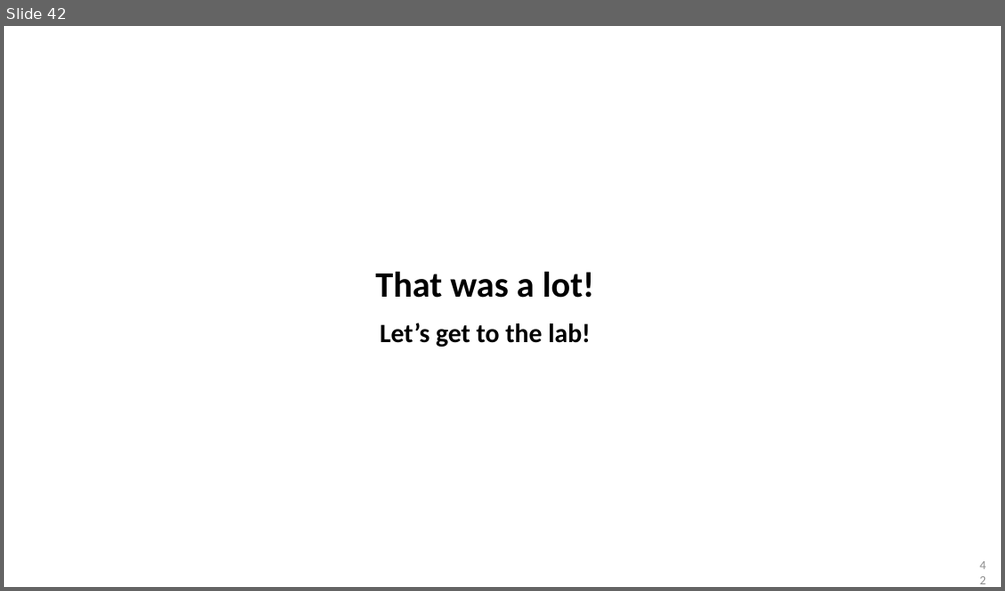
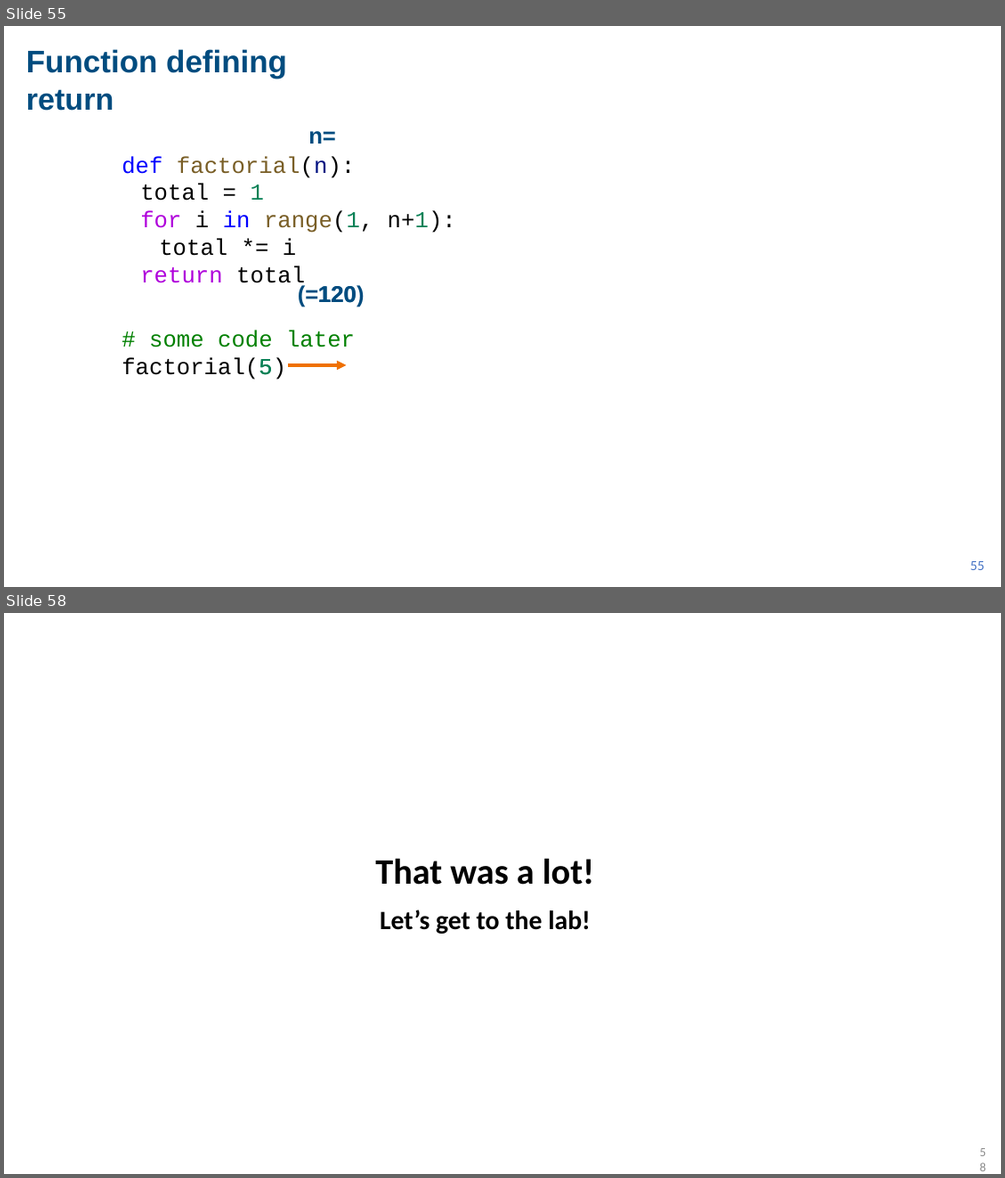
Before and after one commit to AIFS-AI-Bridge/aifs-ai-bridge.github.io, a slide deck: lectures/AIBridge Lecture 2.pptx. Shown one above the other, each under a label of ours: slide 42 before the commit, slides 55 and 58 after it; the slides between them are not shown. The pictures are 1005x591 and 1005x1178 pixels, drawn with LibreOffice and Linux fonts; fonts in the diff are those of the drawing. Boxes give left, top, right and bottom in pixels: in the first picture for what was removed or moved away, otherwise in the second. Text is boxed around its words. In the diff, an @@ line names an element or a change of style, - is before the commit and + after.

```diff
--- a/lectures/AIBridge Lecture 2.pptx
+++ b/lectures/AIBridge Lecture 2.pptx
@@ slide 55 added at [4,26,1001,587], background #FFFFFF @@
@@ text added at [26,49,287,79], 60 pt, text #004C7F, bold @@
+Function defining
@@ text added at [26,89,114,111], 58.5 pt, text #004C7F, bold @@
+return
@@ text added at [308,131,336,143], 44 pt, text #004C7F, bold @@
+n=
@@ text added at [121,156,456,289], 44 pt, text #000000 @@
+def factorial(n):
+  total = 1
+  for i in range(1, n+1):
+  total *= i
+  return total
@@ text added at [293,277,389,308], 44 pt, text #004C7F, bold @@
+(=120)
@@ text added at [298,285,364,307], 44 pt, text #004C7F, bold @@
+120
@@ text added at [121,329,355,379], 44 pt, text #008000 @@
+# some code later
+factorial(5)
@@ text added at [121,357,286,379], 44 pt, text #098156 @@
+5
@@ arrow added from (288, 365) to (346, 365), #EF7001 6 pt @@
@@ page number added at [970,561,984,570], 24 pt, text #4472C4 @@
+55
@@ what was slide 42 is now slide 58 @@
@@ page number at [975,1151,989,1167]: text changed @@
-42
+58
```
Also in this commit, not shown: 9 slides changed, 17 other slides added, 2 slides removed, 34 other files.
